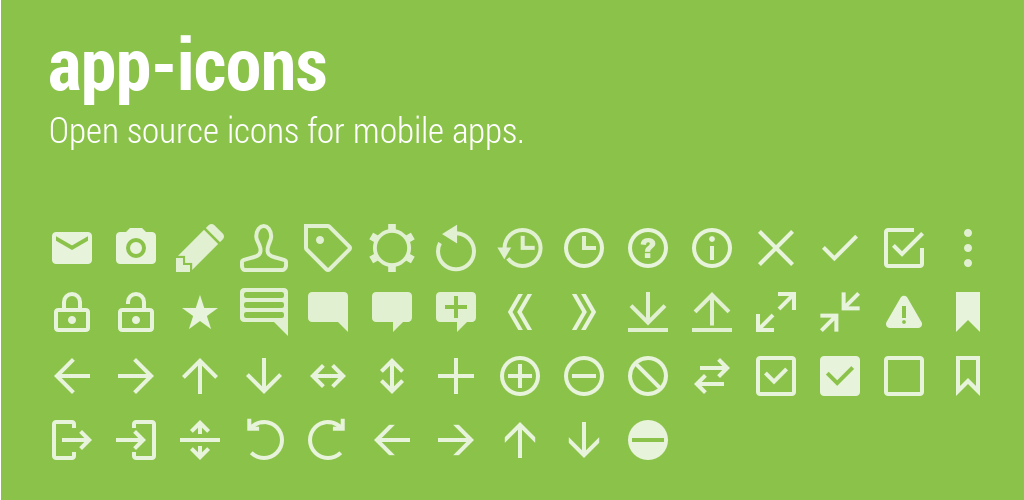
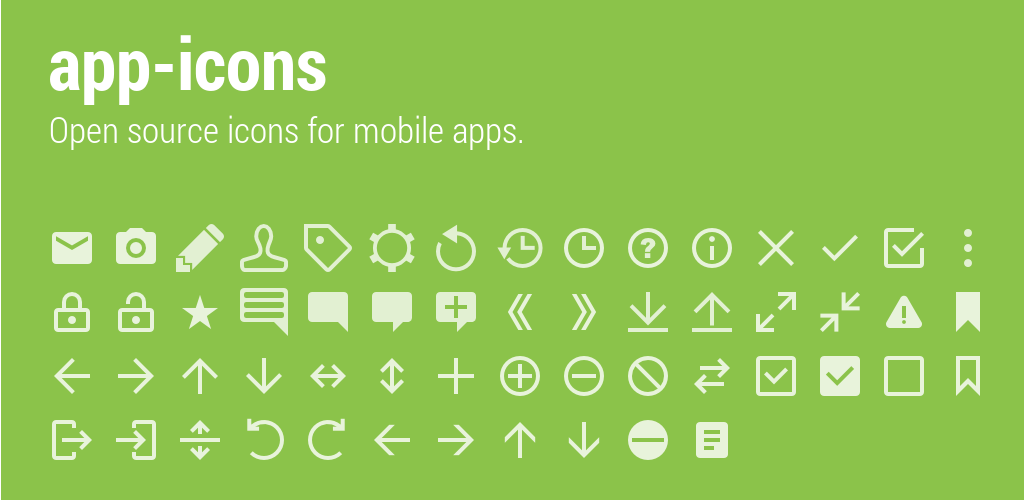
Layered file, before and after one edit (w=1024, h=500). Changes by layer:
added layer "ic_action_document.png" in group "icons" over box(696, 422, 728, 458)
